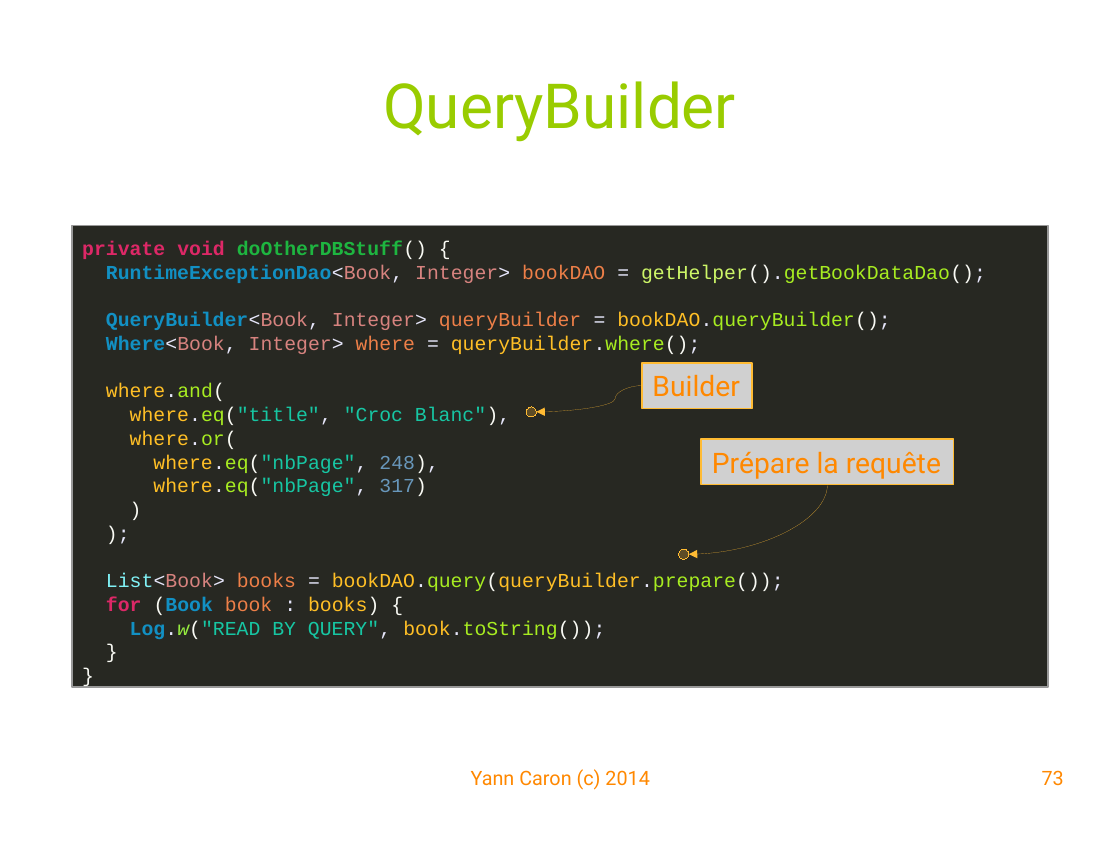
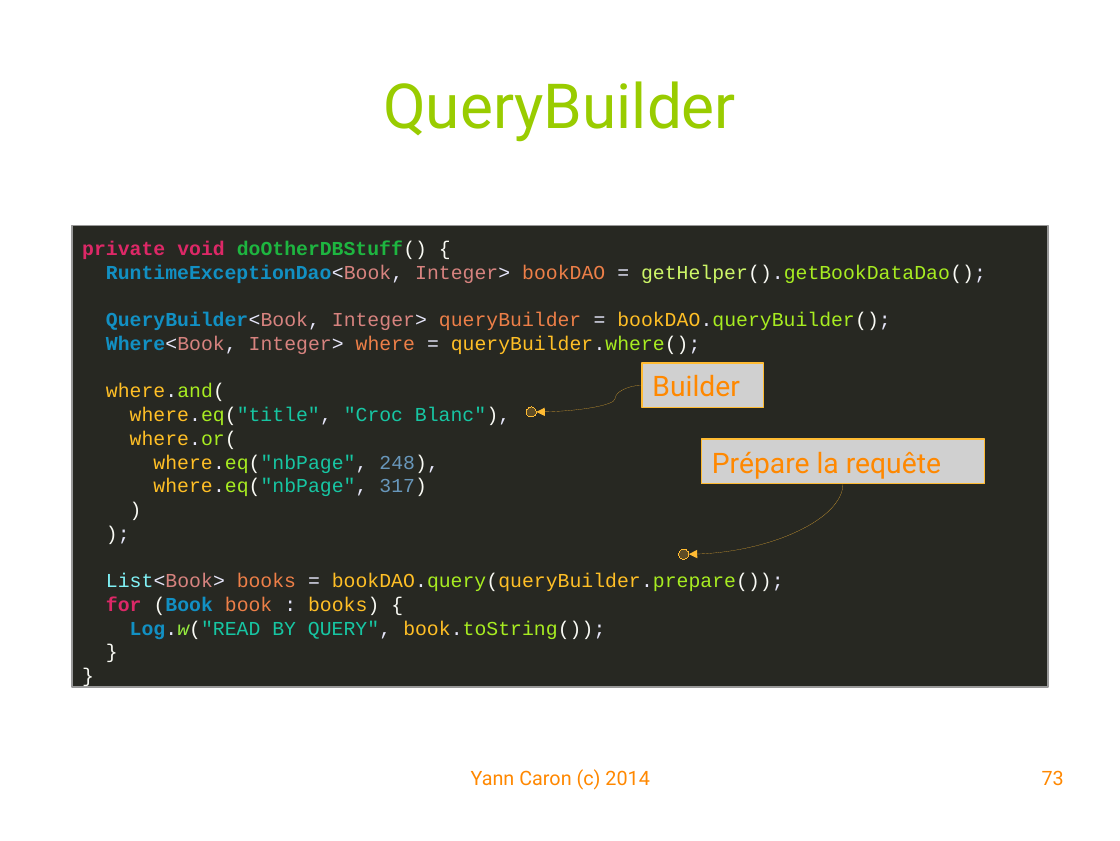
Before and after one commit to YannCaron/Android-ENSG, a slide deck: slide 73 of 04 - Databases.odp. Drawn at 1120x841 pixels with LibreOffice and Linux fonts; fonts in the diff are those of the drawing; grey boxes stand for pictures; background and template pictures are left out. Boxes give left, top, right and bottom in pixels: in the first picture for what was removed or moved away, otherwise in the second. Text is boxed around its words. In the diff, an @@ line names an element or a change of style, - is before the commit and + after.

```diff
--- a/04 - Databases.odp
+++ b/04 - Databases.odp
@@ picture "Builder" resized from (x1=642, y1=363, x2=752, y2=409) to (x1=642, y1=363, x2=764, y2=408) @@
@@ picture "Prépare la requête" resized from (x1=701, y1=439, x2=953, y2=485) to (x1=701, y1=439, x2=985, y2=484) @@
@@ curved arrow moved from (827, 485) - (689, 554) to (843, 484) - (689, 554) @@
```
Also in this commit, not shown: 15 other slides changed, 1 other file.
